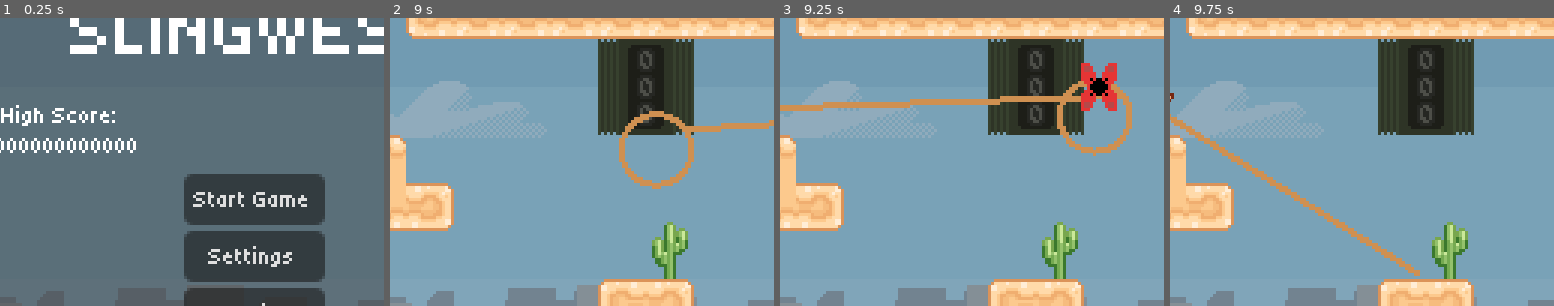
Above: before the commit, frames 1-4 (left to right).
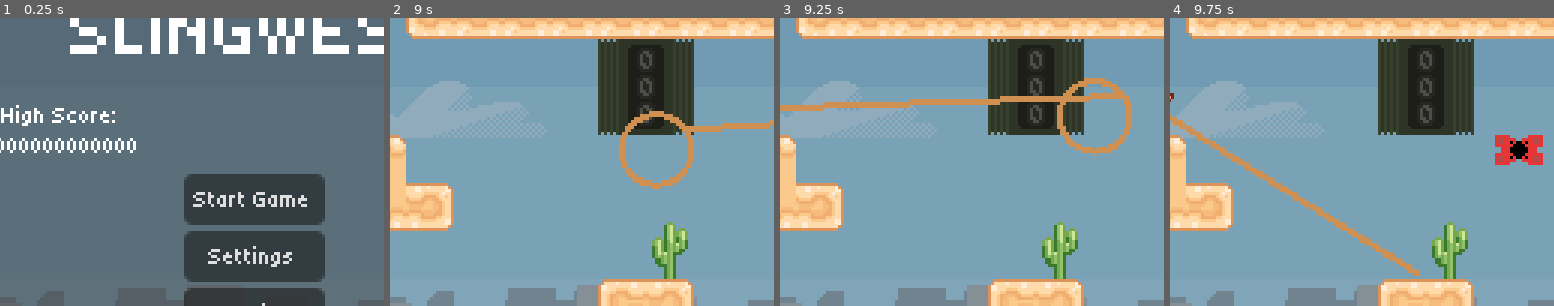
Above: after the commit, the same moments.

Repository: Jcodefox/GMTK-2025
Game: Godot game, scene res://scenes/topscenes/title_topscene.tscn
The game is run twice, just before and just after one commit, with the same random seed, the same clock (stepped at 60 frames per second) and the same inputs.
Inputs (mouse positions are % of the whole screen's width and height, from its top left):
- Up to frame 1 (0.25 s): no input
- Up to frame 2 (9 s): click "Start Game" at 0.5 s; move the mouse to (72, 45) at 1.27 s; hold Shift (lasso_bind) 1.28-2.03 s; hold D (move_right) 1.28-2.78 s; tap Space (move_jump) at 1.52, 2.27, 3.77, 4.52, 5.27, 6.77, 7.52, 8.27 s; move the mouse to (30, 55) at 2.02 s; click (30, 55) at 2.1 s; move the mouse to (60, 28) at 2.77 s; hold A (move_left) 2.78-3.53 s; hold Shift (lasso_bind) 2.78-3.53 s; move the mouse to (45, 70) at 3.52 s; hold D (move_right) 3.53-5.03 s; click (45, 70) at 3.6 s; move the mouse to (80, 65) at 4.27 s; hold Shift (lasso_bind) 4.28-5.03 s; move the mouse to (20, 35) at 5.02 s; hold A (move_left) 5.03-5.78 s; click (20, 35) at 5.1 s; move the mouse to (55, 50) at 5.77 s; hold D (move_right) 5.78-6.53 s; hold Shift (lasso_bind) 5.78-6.53 s; move the mouse to (35, 25) at 6.52 s; hold A (move_left) 6.53-8.03 s; click (35, 25) at 6.6 s; move the mouse to (72, 45) at 7.27 s; hold Shift (lasso_bind) 7.28-8.03 s; move the mouse to (30, 55) at 8.02 s; hold D (move_right) from 8.03 s (still down); click (30, 55) at 8.1 s; move the mouse to (60, 28) at 8.77 s; hold Shift (lasso_bind) from 8.78 s (still down)
- Up to frame 3 (9.25 s): keep holding D (move_right); keep holding Shift (lasso_bind)
- Up to frame 4 (9.75 s): keep holding D (move_right); move the mouse to (45, 70) at 9.52 s; release Shift (lasso_bind) at 9.53 s; click (45, 70) at 9.6 s
The pictures show only the part of the screen within x 17-67%, y 13-63%; the shares and areas given below are measured in that part.

Frames 1-2 are identical in both runs. In frame 3, 1.2% of the frame differs, in the area x 78-88%, y 15-33%; in frame 4, 1.1%.

Commit message:
Fixed spawning bug (moths to be specific)

Diff:
--- a/scripts/prefabs/enemy_spawner.gd
+++ b/scripts/prefabs/enemy_spawner.gd
@@ -60,7 +60,7 @@
 			spawn_rate_min_wait = 0.0; spawn_rate_max_wait = 1.0
 		OUTMODES.SPIKROS, OUTMODES.MIXED_SPIKROS_MOTHS, OUTMODES.MOTHICKS:
 			time_until_new_out_mode = randf_range(4.0, 6.0)
-			spawn_rate_min_wait = 1.5; spawn_rate_max_wait = 2.5
+			spawn_rate_min_wait = 1.25; spawn_rate_max_wait = 2.0
 		OUTMODES.MOTH_BOMB, OUTMODES.MIXED_7_BURST:
 			time_until_new_out_mode = randf_range(0.5, 1.0)
 			spawn_rate_min_wait = 0.1; spawn_rate_max_wait = 0.2
@@ -95,9 +95,7 @@
 
 	if time_until_new_out_mode <= 0.0:
 		time_to_next_spawn = 0
-		if Globals.time_passed < -0.1:
-			change_out_mode_to(OUTMODES.PAUSE)
-		elif Globals.time_passed < 5:
+		if Globals.time_passed < 4:
 			match randi_range(0,4):
 				0:
 					change_out_mode_to(OUTMODES.SPIKROS)
@@ -238,6 +236,8 @@
 				pass
 			OUTMODES.SPIKROS:
 				spawn_enemy(ENEMY.SPIKRO)
+			OUTMODES.SPIKROS:
+				spawn_enemy(ENEMY.MOTHICK)
 			OUTMODES.MIXED_SPIKROS_MOTHS:
 				match randi_range(0, 1):
 					0:
